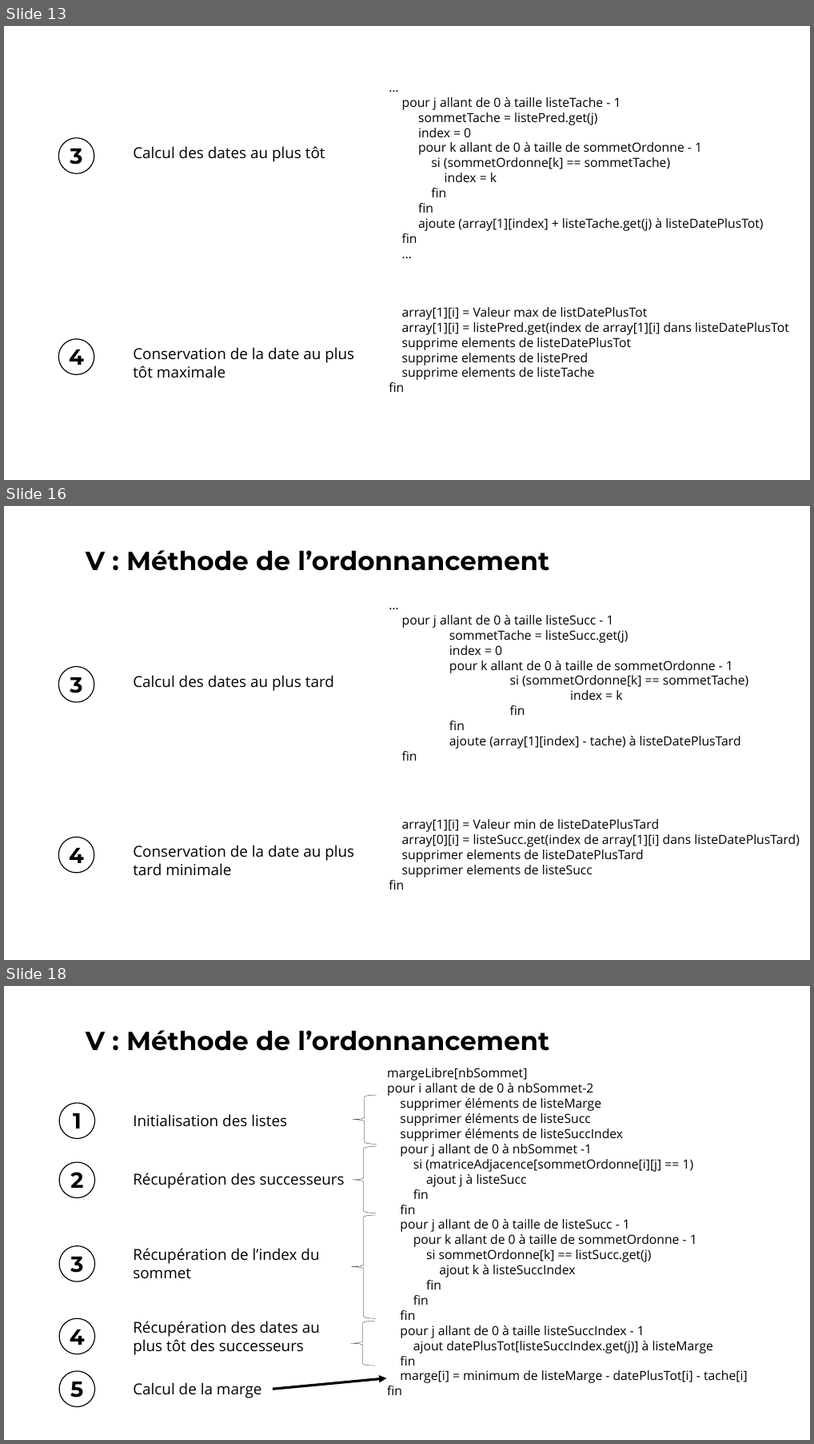
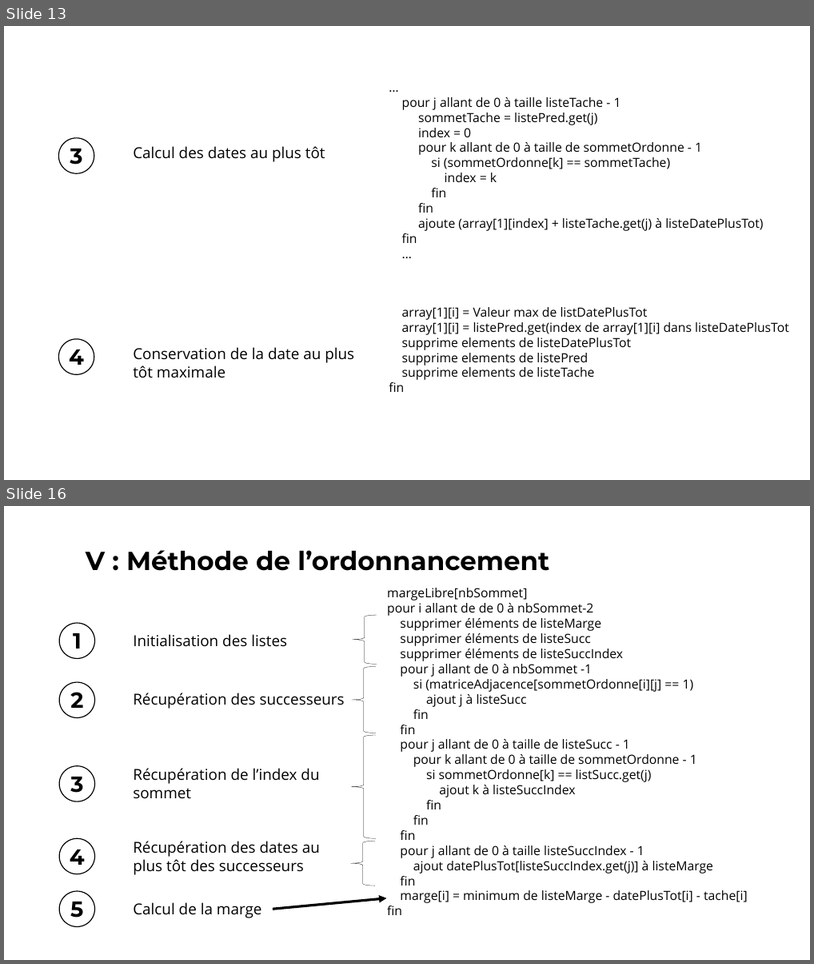
Before and after one commit to vincentdbs/ProjetTheorieDesGraphes, a slide deck: A4_Presentation.pptx. Shown one above the other, each under a label of ours: slides 13, 16 and 18 before the commit, slides 13 and 16 after it; the slides between them are not shown. The pictures are 814x1444 and 814x964 pixels, drawn with LibreOffice and Linux fonts; fonts in the diff are those of the drawing. Boxes give left, top, right and bottom in pixels: in the first picture for what was removed or moved away, otherwise in the second. Text is boxed around its words. In the diff, an @@ line names an element or a change of style, - is before the commit and + after.

```diff
--- a/A4_Presentation.pptx
+++ b/A4_Presentation.pptx
@@ slide 16 removed at (4,506,810,960), background #FFFFFF @@
@@ text removed at (86,550,550,571) @@
-V : Méthode de l’ordonnancement
@@ text removed at (402,615,749,760) @@
-…
-pour j allant de 0 à taille listeSucc - 1
-sommetTache = listeSucc.get(j)
-index = 0
-pour k allant de 0 à taille de sommetOrdonne - 1
-si (sommetOrdonne[k] == sommetTache)
-index = k
-fin
-fin
-ajoute (array[1][index] - tache) à listeDatePlusTard
-fin
@@ ellipse removed at (58,667,94,702) @@
@@ text removed at (70,677,82,693) @@
-3
@@ text removed at (133,675,334,691) @@
-Calcul des dates au plus tard
@@ ellipse removed at (58,836,94,872) @@
@@ text removed at (389,819,800,889) @@
-array[1][i] = Valeur min de listeDatePlusTard
-array[0][i] = listeSucc.get(index de array[1][i] dans listeDatePlusTard)
-supprimer elements de listeDatePlusTard
-supprimer elements de listeSucc
-fin
@@ text removed at (69,848,84,863) @@
-4
@@ text removed at (133,844,354,876) @@
-Conservation de la date au plus tard minimale
@@ what was slide 18 is now slide 16 @@
```
Also in this commit, not shown: 8 slides changed, 1 other slide removed, 2 other files.
